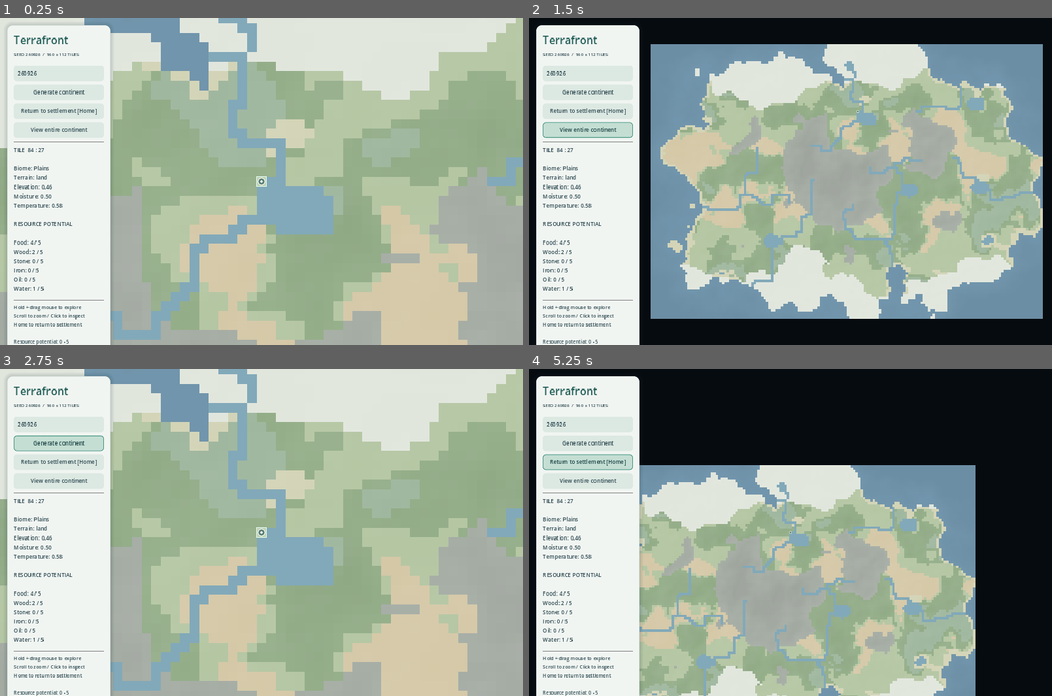
Above: before the commit, frames 1-4 (two rows, left to right).
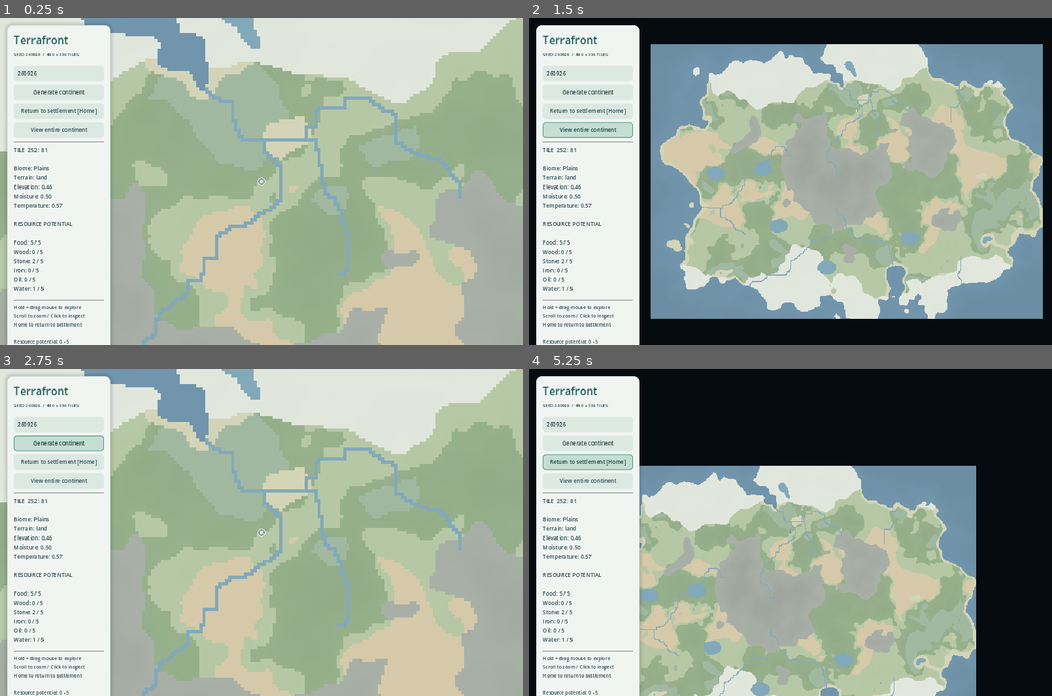
Above: after the commit, the same moments.

Repository: ebeganovic1/terrafront
Game: Godot game, scene res://scenes/main.tscn
The game is run twice, just before and just after one commit, with the same random seed, the same clock (stepped at 60 frames per second) and the same inputs.
Inputs:
- Up to frame 1 (0.25 s): no input
- Up to frame 2 (1.5 s): click "Generate continent" at 0.5 s; click "View entire continent" at 1.25 s
- Up to frame 3 (2.75 s): click "Generate continent" at 2 s
- Up to frame 4 (5.25 s): click "View entire continent" at 2.75 s; click "Generate continent" at 3.5 s; click "View entire continent" at 4.25 s; click "Return to settlement [Home]" at 5 s

The runs differ from the first frame. In frame 1, 11% of the frame differs, in the area x 0-100%, y 0-100%; in frame 2, 6.3%; in frame 3, 11%; in frame 4, 5.0%.

Commit message:
Increase terrain resolution while preserving crisp map rendering

Diff:
--- a/scripts/main.gd
+++ b/scripts/main.gd
@@ -105,7 +105,7 @@
 	world = Generator.new().generate(seed_value)
 	camera.cancel_drag()
 	renderer.set_world(world)
-	status.text = "SEED %d  /  160 x 112 TILES" % seed_value
+	status.text = "SEED %d  /  %d x %d TILES" % [seed_value, World.WIDTH, World.HEIGHT]
 	camera.zoom = Vector2.ONE * 0.55
 	focus_settlement()
 	inspect(world.settlements[0].cell)
--- a/scripts/world/world_data.gd
+++ b/scripts/world/world_data.gd
@@ -1,8 +1,9 @@
 extends RefCounted
 
-const WIDTH := 160
-const HEIGHT := 112
-const TILE_SIZE := 48
+const DETAIL_SCALE := 3
+const WIDTH := 160 * DETAIL_SCALE
+const HEIGHT := 112 * DETAIL_SCALE
+const TILE_SIZE := 16
 const BIOMES := ["Sea", "Lake", "River", "Coast", "Plains", "Forest", "Mountain", "Desert", "Swamp", "Snow"]
 const COLORS := [Color("7296ad"), Color("82a9b9"), Color("82a9b9"), Color("d4d5b8"), Color("b7c8a6"), Color("98b18d"), Color("a9b0a8"), Color("d6caaa"), Color("a2b9a1"), Color("e2e7de")]
 const RESOURCE_NAMES := ["Food", "Wood", "Stone", "Iron", "Oil", "Water"]
--- a/scripts/world/world_generator.gd
+++ b/scripts/world/world_generator.gd
@@ -7,7 +7,7 @@
 func noise(seed_value: int, frequency: float) -> FastNoiseLite:
 	var field := FastNoiseLite.new()
 	field.seed = seed_value
-	field.frequency = frequency
+	field.frequency = frequency / World.DETAIL_SCALE
 	field.fractal_octaves = 4
 	return field
 
@@ -72,24 +72,26 @@
 	for attempt in 500:
 		if centers.size() >= 5:
 			break
-		var center := Vector2i(rng.randi_range(25, World.WIDTH - 26), rng.randi_range(20, World.HEIGHT - 21))
+		var center := Vector2i(rng.randi_range(25 * World.DETAIL_SCALE, World.WIDTH - 26 * World.DETAIL_SCALE), rng.randi_range(20 * World.DETAIL_SCALE, World.HEIGHT - 21 * World.DETAIL_SCALE))
 		if not world.walkable(center):
 			continue
 		var valid := true
 		for previous in centers:
-			if Vector2(center - previous).length() < 15:
+			if Vector2(center - previous).length() < 15 * World.DETAIL_SCALE:
 				valid = false
-		for vertical in range(-5, 6):
-			for horizontal in range(-5, 6):
+		for vertical in range(-5 * World.DETAIL_SCALE, 5 * World.DETAIL_SCALE + 1):
+			for horizontal in range(-5 * World.DETAIL_SCALE, 5 * World.DETAIL_SCALE + 1):
 				if world.tile(center + Vector2i(horizontal, vertical)).biome in [0, 1, 6]:
 					valid = false
 		if not valid:
 			continue
 		centers.append(center)
 		var surface: float = world.tile(center).elevation - 0.03
-		for vertical in range(-3, 4):
-			for horizontal in range(-4, 5):
-				if pow(float(horizontal) / 4.0, 2) + pow(float(vertical) / 3.0, 2) < rng.randf_range(0.7, 1.1):
+		var shoreline := noise(seed_value + 503 + centers.size(), 0.35)
+		for vertical in range(-3 * World.DETAIL_SCALE, 3 * World.DETAIL_SCALE + 1):
+			for horizontal in range(-4 * World.DETAIL_SCALE, 4 * World.DETAIL_SCALE + 1):
+				var contour := 0.9 + shoreline.get_noise_2d(center.x + horizontal, center.y + vertical) * 0.2
+				if pow(float(horizontal) / (4.0 * World.DETAIL_SCALE), 2) + pow(float(vertical) / (3.0 * World.DETAIL_SCALE), 2) < contour:
 					var lake: Dictionary = world.tile(center + Vector2i(horizontal, vertical))
 					lake.biome = 1
 					lake.elevation = surface
@@ -101,12 +103,12 @@
 	for attempt in 1500:
 		if world.river_paths.size() >= 9:
 			break
-		var cell := Vector2i(rng.randi_range(10, World.WIDTH - 11), rng.randi_range(10, World.HEIGHT - 11))
+		var cell := Vector2i(rng.randi_range(10 * World.DETAIL_SCALE, World.WIDTH - 11 * World.DETAIL_SCALE), rng.randi_range(10 * World.DETAIL_SCALE, World.HEIGHT - 11 * World.DETAIL_SCALE))
 		if world.tile(cell).elevation < 0.69 or world.tile(cell).biome in [0, 1, 2]:
 			continue
 		var near_source := false
 		for existing in world.river_paths:
-			if Vector2(cell - existing[0]).length() < 12:
+			if Vector2(cell - existing[0]).length() < 12 * World.DETAIL_SCALE:
 				near_source = true
 		if near_source:
 			continue
@@ -121,7 +123,7 @@
 			var next_index: int = downstream[world.index(cell)]
 			assert(next_index >= 0, "Land must have an ocean drainage route")
 			cell = Vector2i(next_index % World.WIDTH, int(next_index / World.WIDTH))
-		if new_land < 12 or world.tile(path.back()).biome != 0:
+		if new_land < 12 * World.DETAIL_SCALE or world.tile(path.back()).biome != 0:
 			continue
 		for river_cell in path:
 			if world.tile(river_cell).biome >= 3:
@@ -131,16 +133,16 @@
 func place_settlement(world: RefCounted) -> void:
 	var best := Vector2i(-1, -1)
 	var best_score := -1.0
-	for row in range(4, World.HEIGHT - 4):
-		for column in range(4, World.WIDTH - 4):
+	for row in range(4 * World.DETAIL_SCALE, World.HEIGHT - 4 * World.DETAIL_SCALE, World.DETAIL_SCALE):
+		for column in range(4 * World.DETAIL_SCALE, World.WIDTH - 4 * World.DETAIL_SCALE, World.DETAIL_SCALE):
 			var cell := Vector2i(column, row)
 			if world.tile(cell).biome != 4:
 				continue
 			var types := {}
-			for vertical in range(-3, 4):
-				for horizontal in range(-3, 4):
+			for vertical in range(-3 * World.DETAIL_SCALE, 3 * World.DETAIL_SCALE + 1, World.DETAIL_SCALE):
+				for horizontal in range(-3 * World.DETAIL_SCALE, 3 * World.DETAIL_SCALE + 1, World.DETAIL_SCALE):
 					types[world.tile(cell + Vector2i(horizontal, vertical)).biome] = true
-			var score := float(types.size()) - Vector2(cell - Vector2i(80, 56)).length() * 0.005
+			var score := float(types.size()) - Vector2(cell - Vector2i(World.WIDTH / 2, World.HEIGHT / 2)).length() * 0.005 / World.DETAIL_SCALE
 			if score > best_score:
 				best_score = score
 				best = cell
--- a/tests/smoke.gd
+++ b/tests/smoke.gd
@@ -8,7 +8,9 @@
 
 func run() -> void:
 	for seed_value in [260926, 1, 42, 100, -17, 9999]:
+		var started := Time.get_ticks_msec()
 		var world := Generator.new().generate(seed_value)
+		print("Generated ", World.WIDTH, "x", World.HEIGHT, " in ", Time.get_ticks_msec() - started, " ms")
 		assert(world.tiles.size() == World.WIDTH * World.HEIGHT)
 		assert(world.walkable(world.settlements[0].cell))
 		validate_rivers(world)
@@ -29,6 +31,10 @@
 	var scene = load("res://scenes/main.tscn").instantiate()
 	root.add_child(scene)
 	await process_frame
+	assert(scene.renderer.ground.texture.get_width() == World.WIDTH)
+	assert(scene.renderer.ground.texture.get_height() == World.HEIGHT)
+	assert(scene.renderer.ground.texture_filter == CanvasItem.TEXTURE_FILTER_NEAREST)
+	assert(scene.renderer.ground.material == null)
 	scene.inspect(Vector2i(0, 0))
 	assert(scene.information.text.contains("Biome: Sea"))
 	scene.regenerate(42)
Not shown, changed: docs/ARCHITECTURE.md
